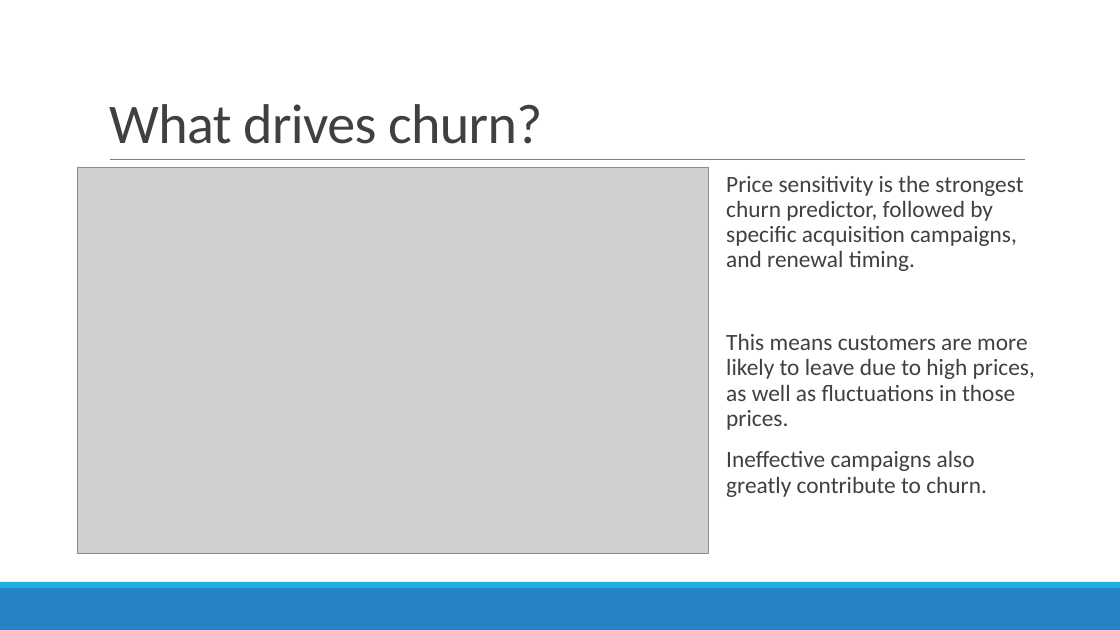
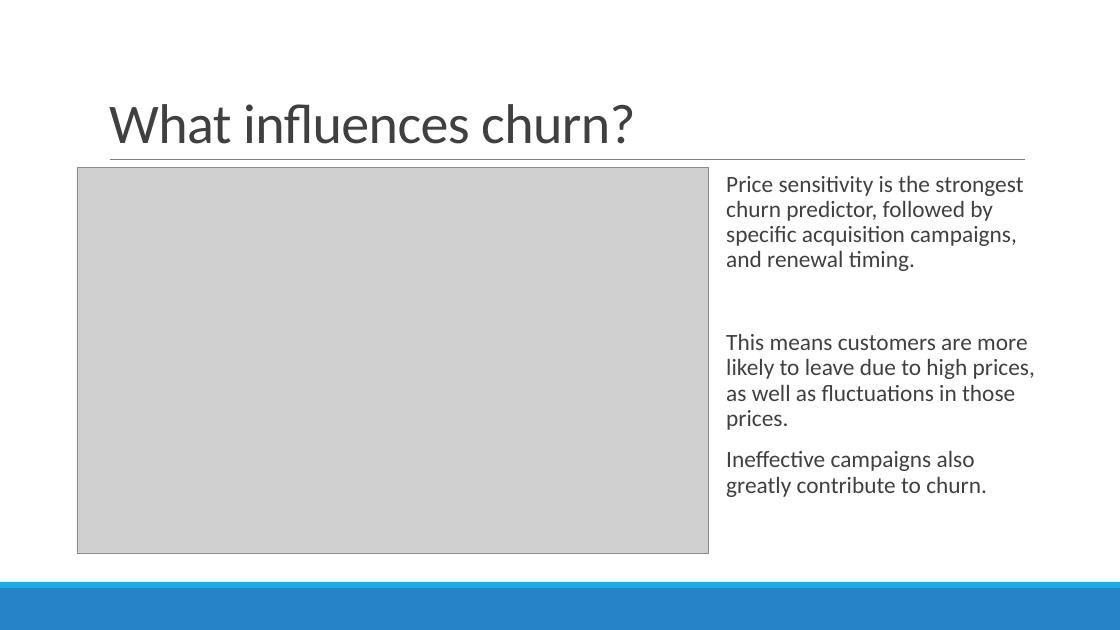
Before and after one commit to nelsonbazikyan/Churn-Analysis, a slide deck: slide 3 of PowerCo Findings.pptx. Drawn at 1120x630 pixels with LibreOffice and Linux fonts; fonts in the diff are those of the drawing; grey boxes stand for pictures. Boxes give left, top, right and bottom in pixels: in the first picture for what was removed or moved away, otherwise in the second. Text is boxed around its words. In the diff, an @@ line names an element or a change of style, - is before the commit and + after.

```diff
--- a/PowerCo Findings.pptx
+++ b/PowerCo Findings.pptx
@@ title at <box>109,104,635,144</box>: text changed @@
-What drives churn?
+What influences churn?
```
